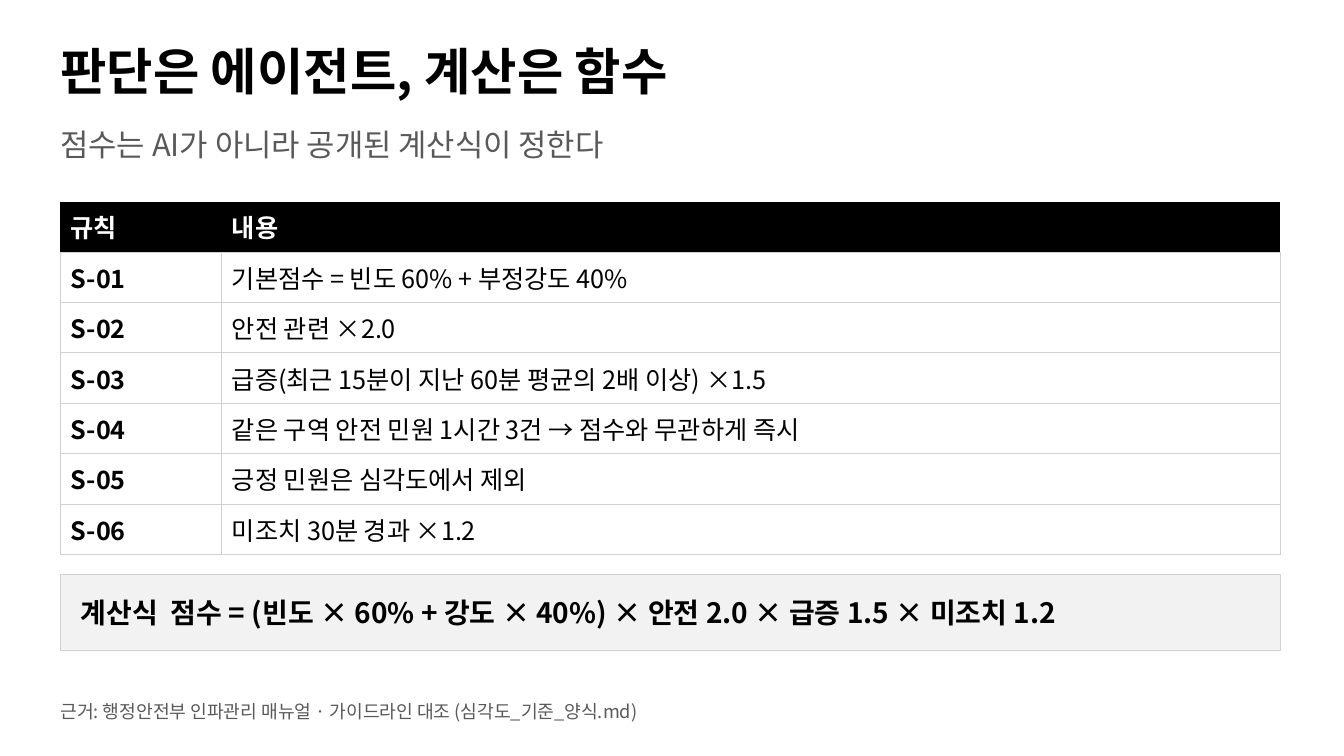
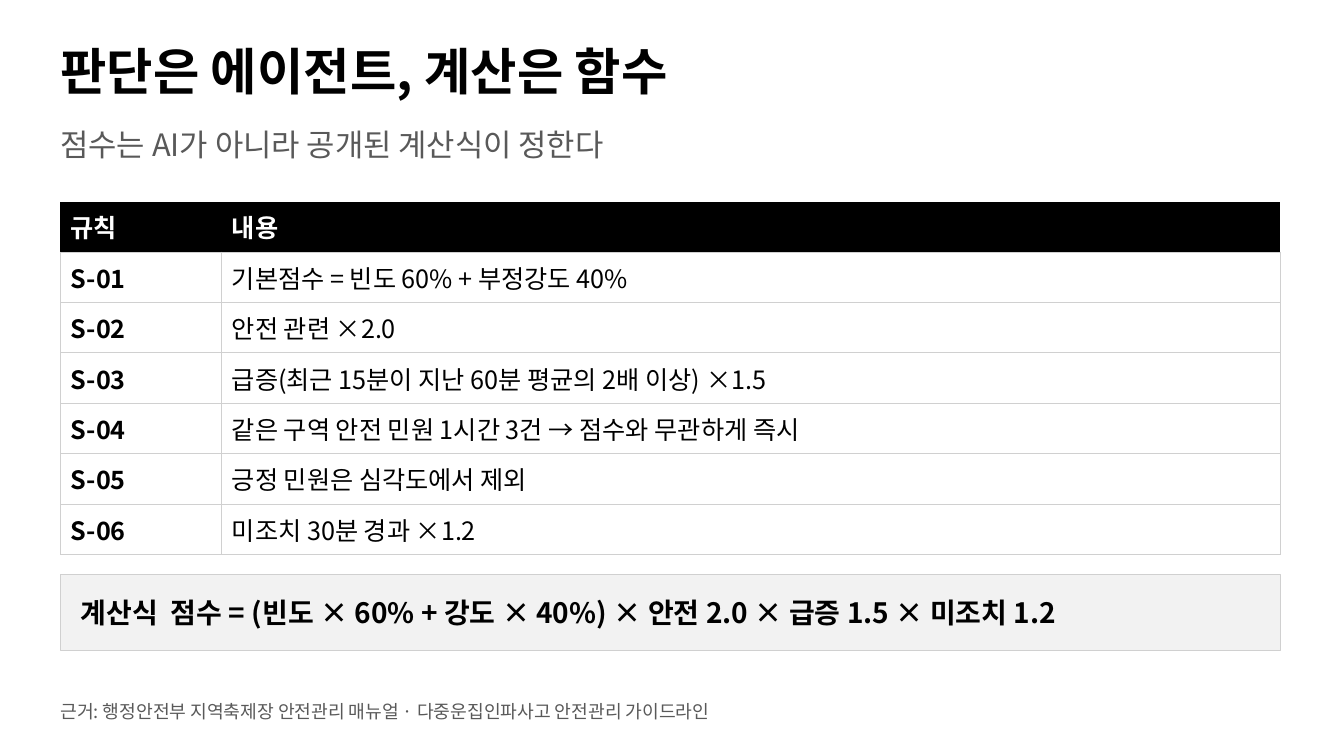
Before and after one commit to INJE-NULLPOINT/festival-complaint-agent, a slide deck: slide 6 of 제출_준비/제출파일/발표자료_철철철.pptx. Drawn at 1344x756 pixels with LibreOffice and Linux fonts; fonts in the diff are those of the drawing. Boxes give left, top, right and bottom in pixels: in the first picture for what was removed or moved away, otherwise in the second. Text is boxed around its words. In the diff, an @@ line names an element or a change of style, - is before the commit and + after.

```diff
--- a/제출_준비/제출파일/발표자료_철철철.pptx
+++ b/제출_준비/제출파일/발표자료_철철철.pptx
@@ text at <box>60,703,710,720</box>: text changed @@
-근거: 행정안전부 인파관리 매뉴얼 · 가이드라인 대조 (심각도_기준_양식.md)
+근거: 행정안전부 지역축제장 안전관리 매뉴얼 · 다중운집인파사고 안전관리 가이드라인
```
Also in this commit, not shown: 1 other slide changed, 16 other files.
